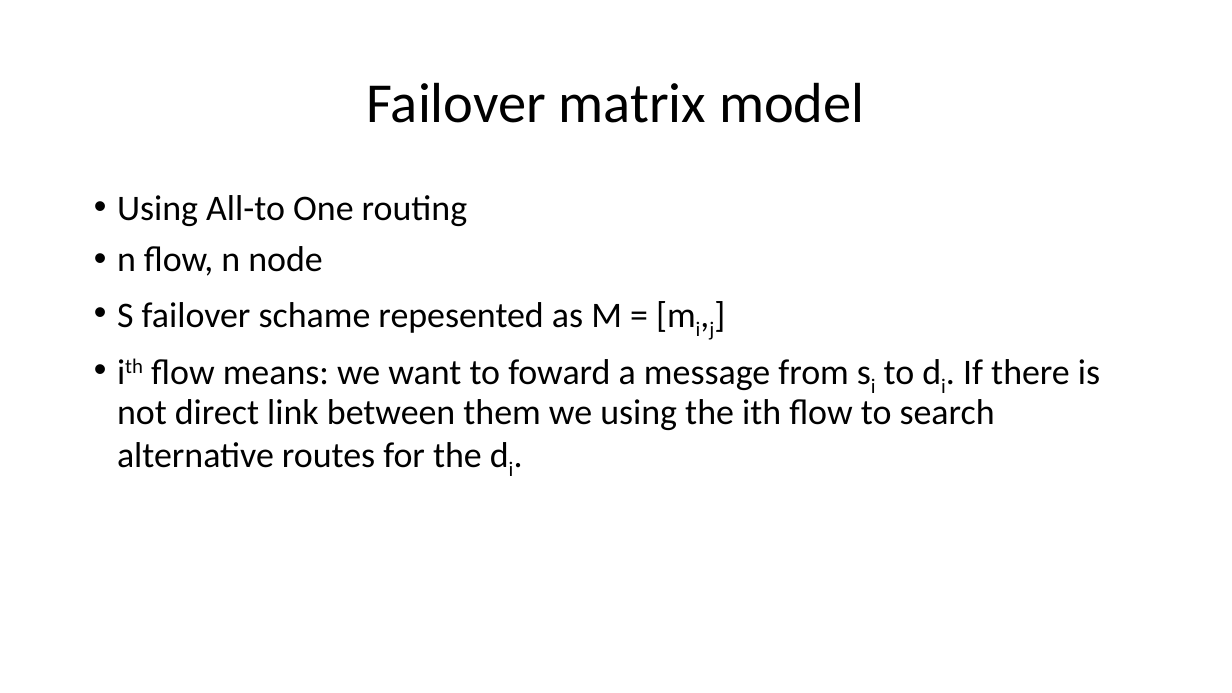
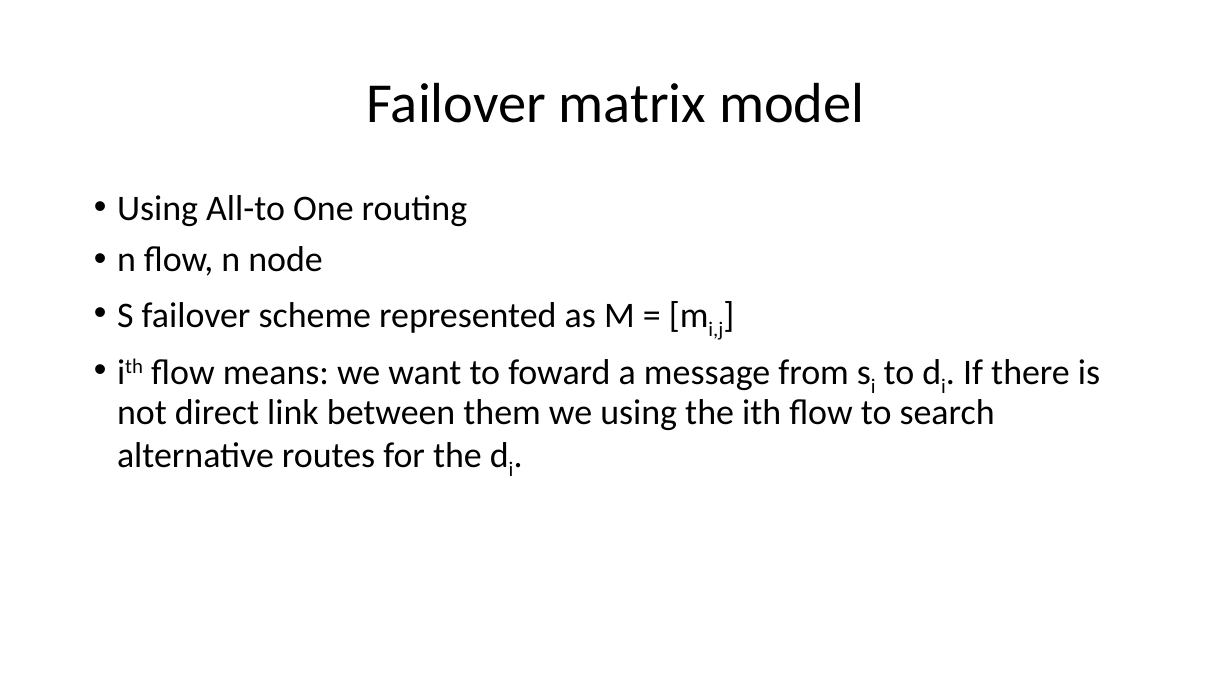
Before and after one commit to nagyandras95/Egyetem, a slide deck: slide 5 of halozatok/Load-Optimal Local Fast Rerouting for Relisient Networks.pptx. Drawn at 1232x693 pixels with LibreOffice and Linux fonts; fonts in the diff are those of the drawing. Boxes give left, top, right and bottom in pixels: in the first picture for what was removed or moved away, otherwise in the second. Text is boxed around its words. In the diff, an @@ line names an element or a change of style, - is before the commit and + after.

Commit message:
Fix typos, add some more details

```diff
--- a/halozatok/Load-Optimal Local Fast Rerouting for Relisient Networks.pptx
+++ b/halozatok/Load-Optimal Local Fast Rerouting for Relisient Networks.pptx
@@ text at (117,302,723,340): text changed @@
-• S failover schame repesented as M = [mi,j]
+• S failover scheme represented as M = [mi,j]
```
Also in this commit, not shown: 4 other slides changed, 1 slide added.
